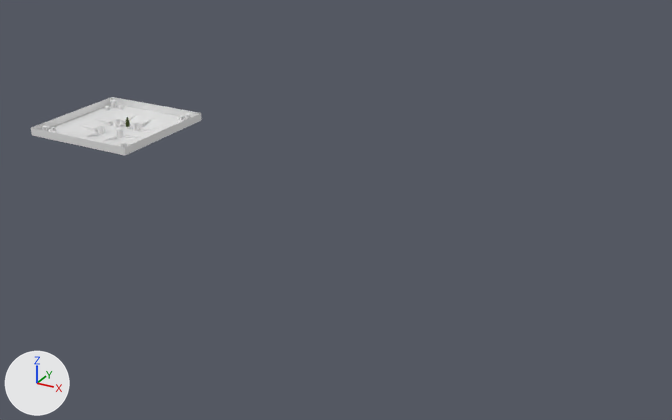
Renders of the Blender file WalkingSim/Environment.blend from each side of a commit.
Both versions are drawn from a 50 mm lens placed at (315.0, -343.0, 154.0), pointed at (127.0, -2.0, -16.0). The lights are fixed; the arrows at lower left show +X, +Y and +Z.

Objects in the first picture: 'Plane-col', 'objects-col'.
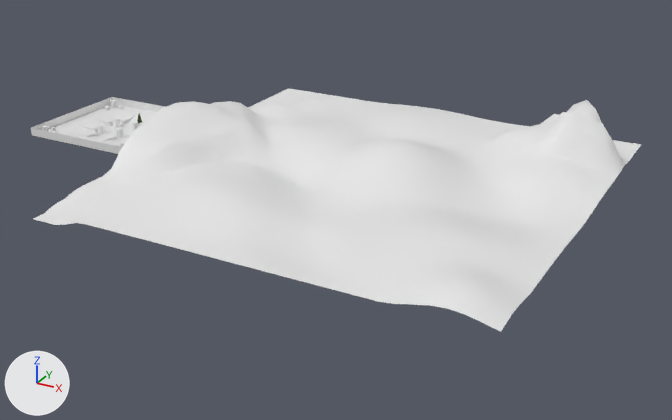
The newer file is also turned or shifted as a whole; pictures and numbers use the older file's frame.

Changed parts and their boxes (x1, y1, x2, y2) in the pictures (672 x 420 px):
'terrain-col', added: after (33, 88, 641, 332)

Edits to the bpy script that builds the scene:
```text
Add me_plane_002:
    me_plane_002.from_pydata(...)  # 1156 vertices, 2178 faces; spans x -57.0..57.0, y -57.0..57.0, z -3.5..13.6
    me_plane_002.polygons.foreach_set('use_smooth', [True] * 2178)
Add ob_terrain_col:
    ob_terrain_col = bpy.data.objects.new('terrain-col', me_plane_002)
    ob_terrain_col.location = (140.0, 0.0, 3.0)
    ob_terrain_col.scale = (1.75, 1.75, 1.75)
```
